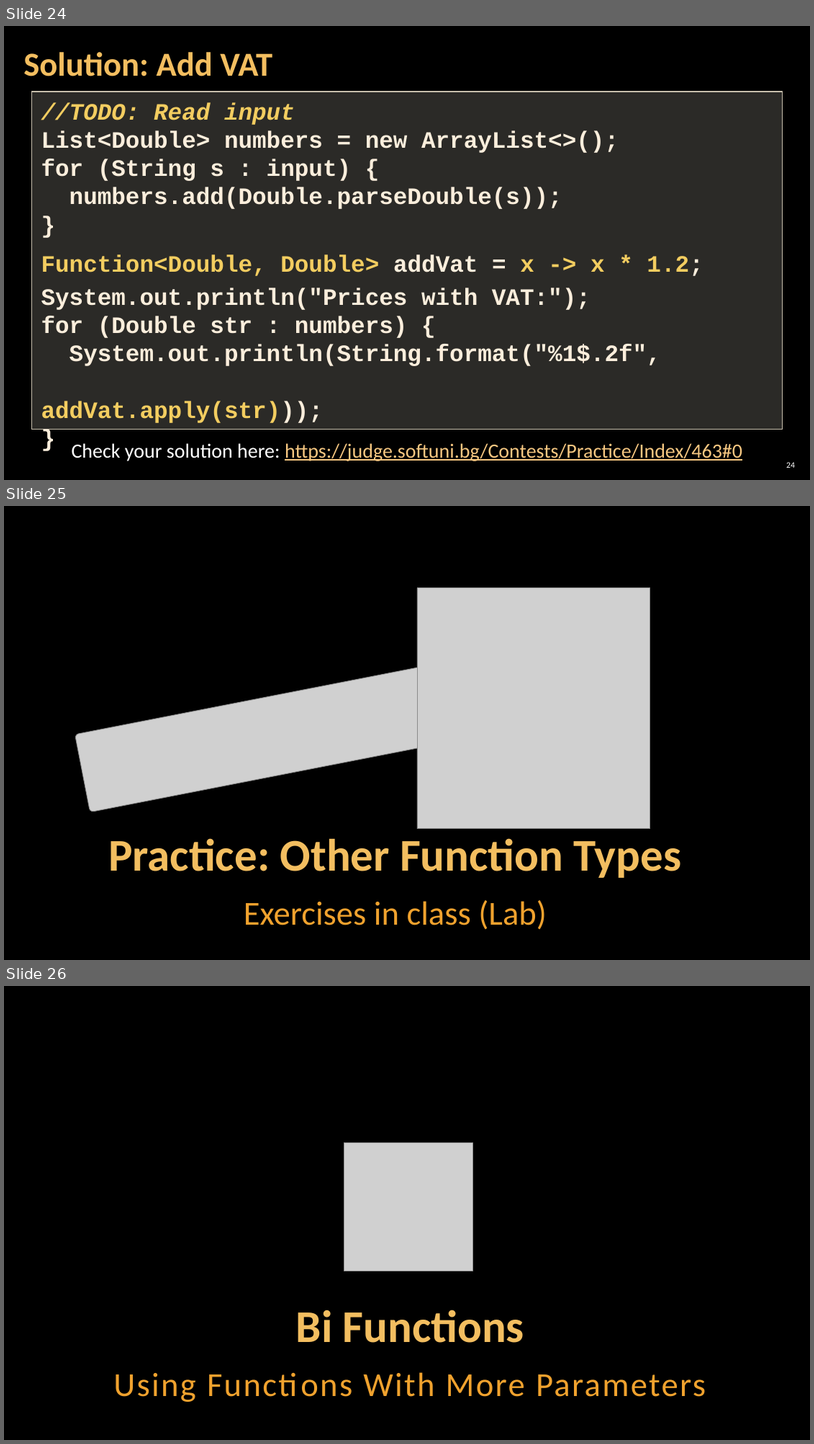
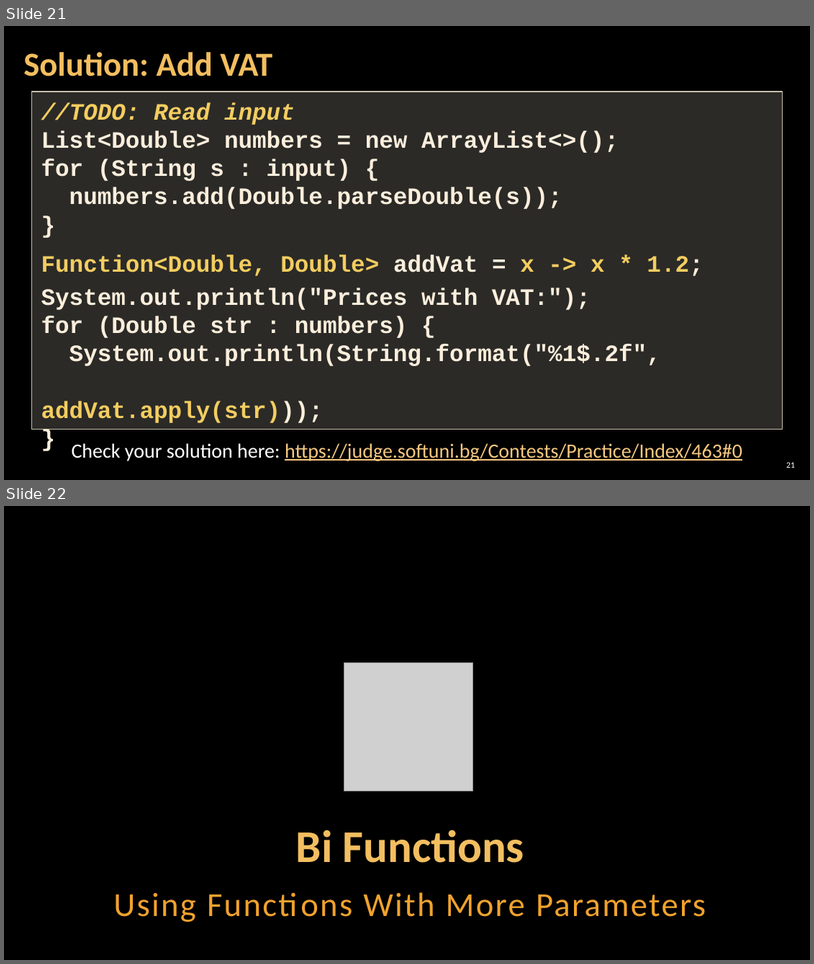
Before and after one commit to Tuscann/JAVA---Advanced---2017, a slide deck: 13.FUNCTIONAL PROGRAMMING/06. Java-Advanced-Functional-Programming.pptx. Shown one above the other, each under a label of ours: slides 24, 25 and 26 before the commit, slides 21 and 22 after it. The pictures are 814x1444 and 814x964 pixels, drawn with LibreOffice and Linux fonts; fonts in the diff are those of the drawing; grey boxes stand for pictures; background and template pictures are left out. Boxes give left, top, right and bottom in pixels: in the first picture for what was removed or moved away, otherwise in the second. Text is boxed around its words. In the diff, an @@ line names an element or a change of style, - is before the commit and + after.

```diff
--- a/13.FUNCTIONAL PROGRAMMING/06. Java-Advanced-Functional-Programming.pptx
+++ b/13.FUNCTIONAL PROGRAMMING/06. Java-Advanced-Functional-Programming.pptx
@@ slide 25 removed at (4, 506, 810, 960), background picture (left out) @@
@@ picture removed at (417, 588, 650, 829) @@
@@ picture removed at (75, 649, 528, 812) @@
@@ title removed at (108, 838, 682, 878) @@
-Practice: Other Function Types
@@ text removed at (244, 900, 547, 929) @@
-  Exercises in class (Lab)
@@ what was slide 24 is now slide 21 @@
@@ page number at (787, 462, 795, 467): text changed @@
-24
+21
@@ what was slide 26 is now slide 22 @@
```
Also in this commit, not shown: 6 other slides removed, 35 other files.
